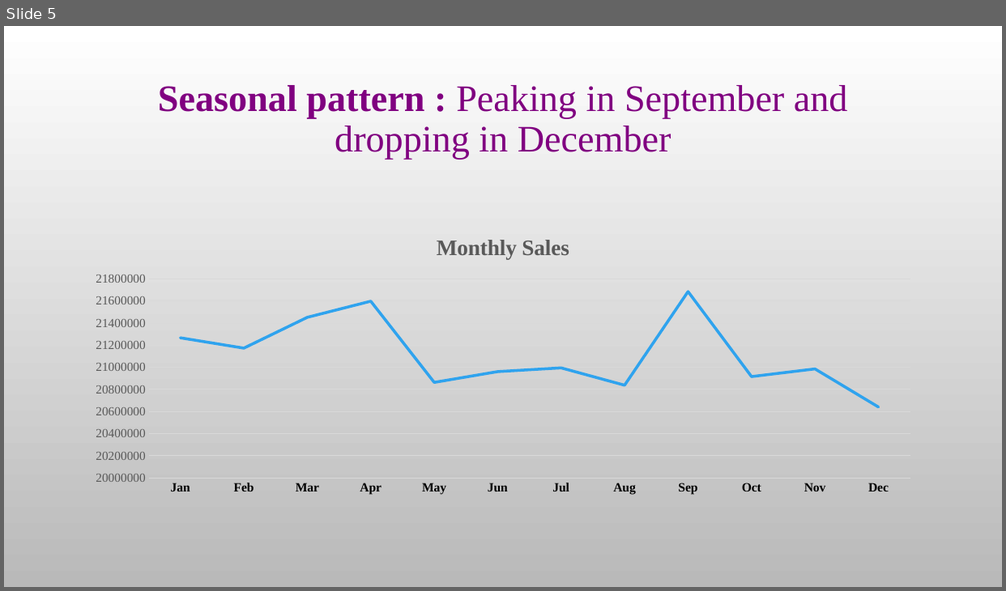
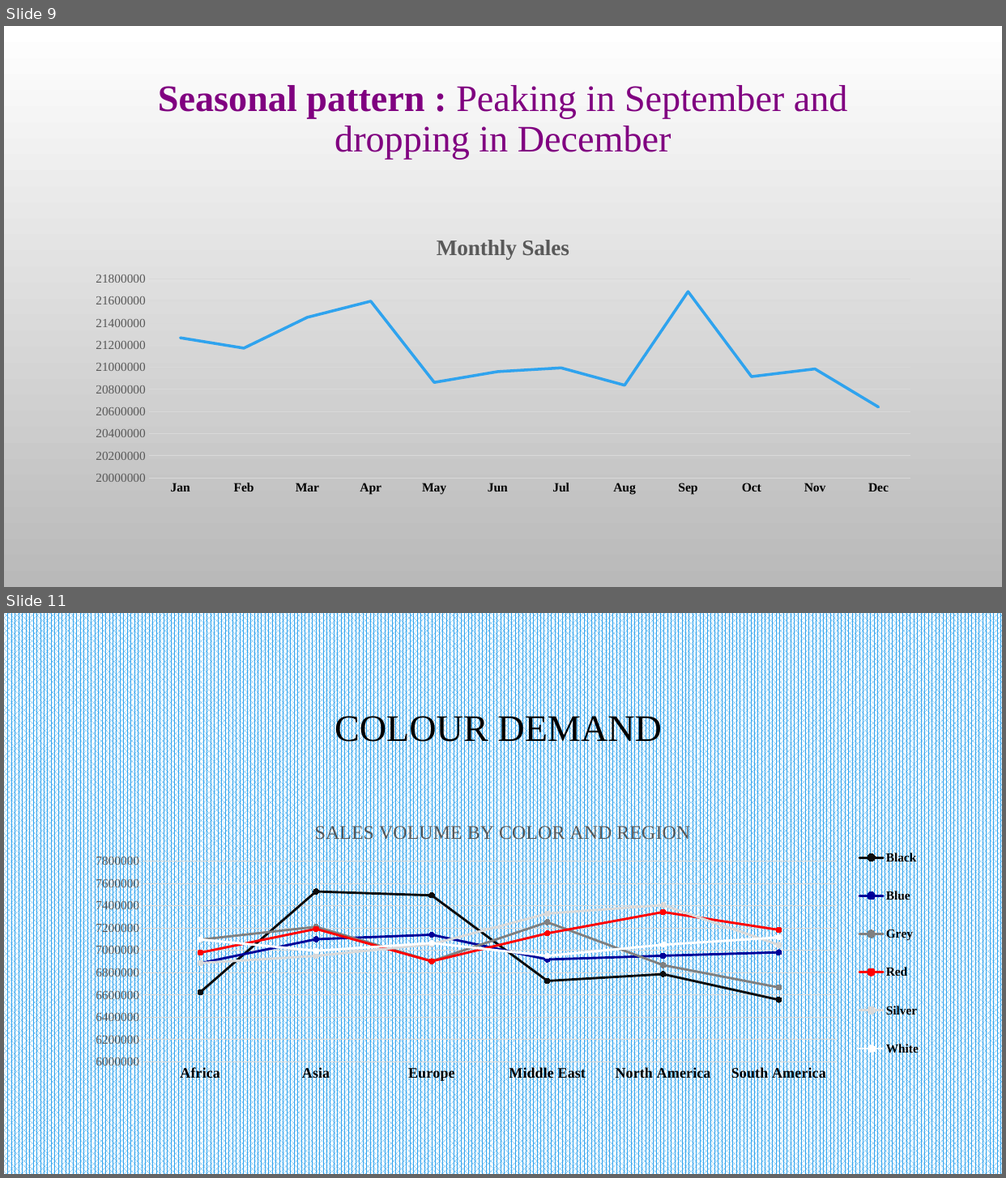
Before and after one commit to agarwabhavya30/Sales-Data-Analysis, a slide deck: Mrs Sivadurga story BMW.pptx. Shown one above the other, each under a label of ours: slide 5 before the commit, slides 9 and 11 after it; the slides between them are not shown. The pictures are 1006x591 and 1006x1178 pixels, drawn with LibreOffice and Linux fonts; fonts in the diff are those of the drawing; background and template pictures are left out. Boxes give left, top, right and bottom in pixels: in the first picture for what was removed or moved away, otherwise in the second. Text is boxed around its words. In the diff, an @@ line names an element or a change of style, - is before the commit and + after.

```diff
--- a/Mrs Sivadurga story BMW.pptx
+++ b/Mrs Sivadurga story BMW.pptx
@@ slide 11 added at (4, 613, 1002, 1174), background picture (left out) @@
@@ title added at (334, 712, 662, 748), 36 pt, text #000000 @@
+COLOUR DEMAND
@@ line chart added at (79, 807, 927, 1087) @@
+title "SALES VOLUME BY COLOR AND REGION "
+categories: Africa, Asia, Europe, Middle East, North America, South America
+Black: 6600000, 7500000, 7500000, 6700000, 6800000, 6600000
+Blue: 6900000, 7100000, 7100000, 6900000, 7000000, 7000000
+Grey: 7100000, 7200000, 6900000, 7300000, 6900000, 6700000
+Red: 7000000, 7200000, 6900000, 7200000, 7300000, 7200000
+Silver: 6900000, 6900000, 7100000, 7300000, 7400000, 7000000
+White: 7100000, 7000000, 7100000, 6900000, 7000000, 7100000
@@ what was slide 5 is now slide 9 @@
```
Also in this commit, not shown: 4 slides changed, 10 other slides added, 1 slide removed.
